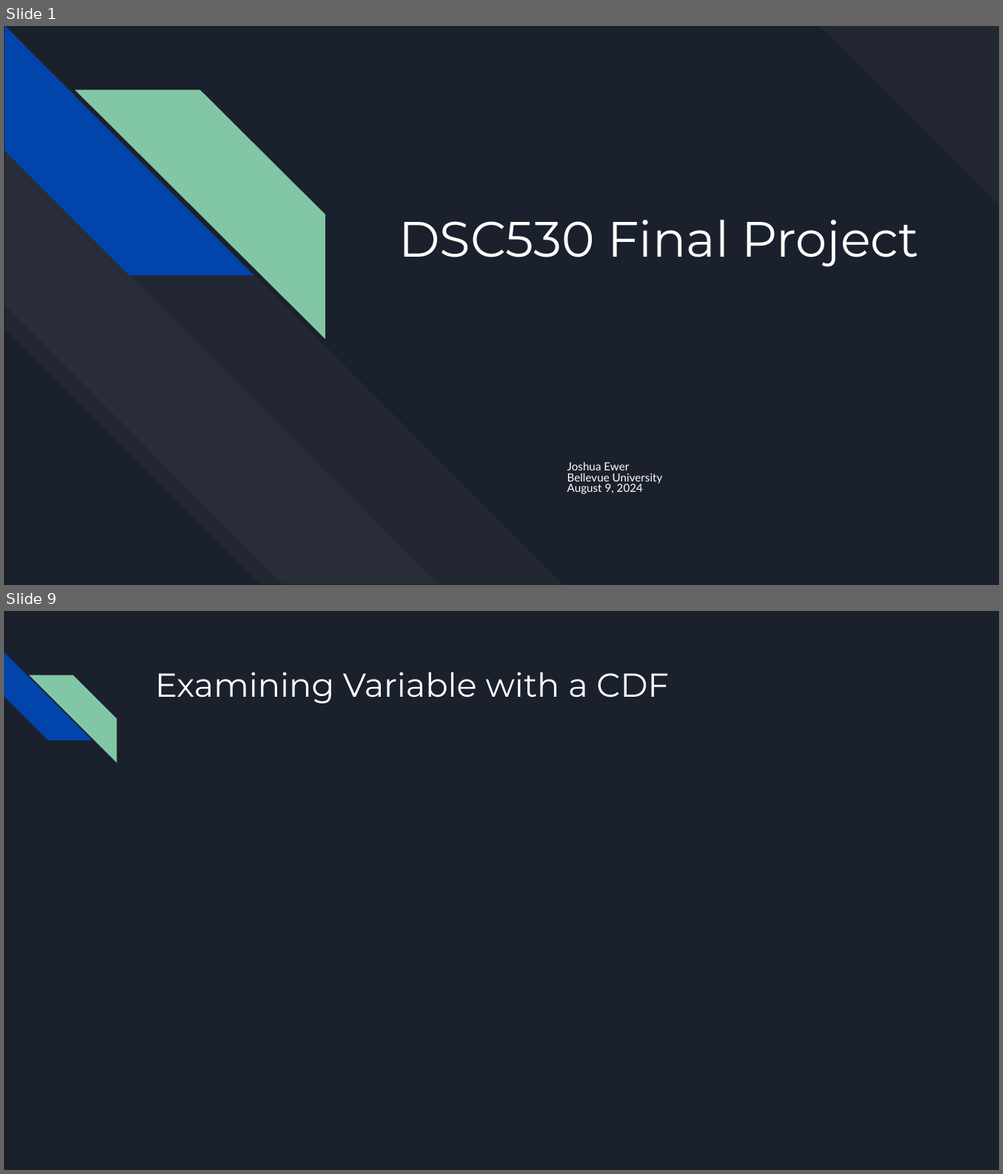
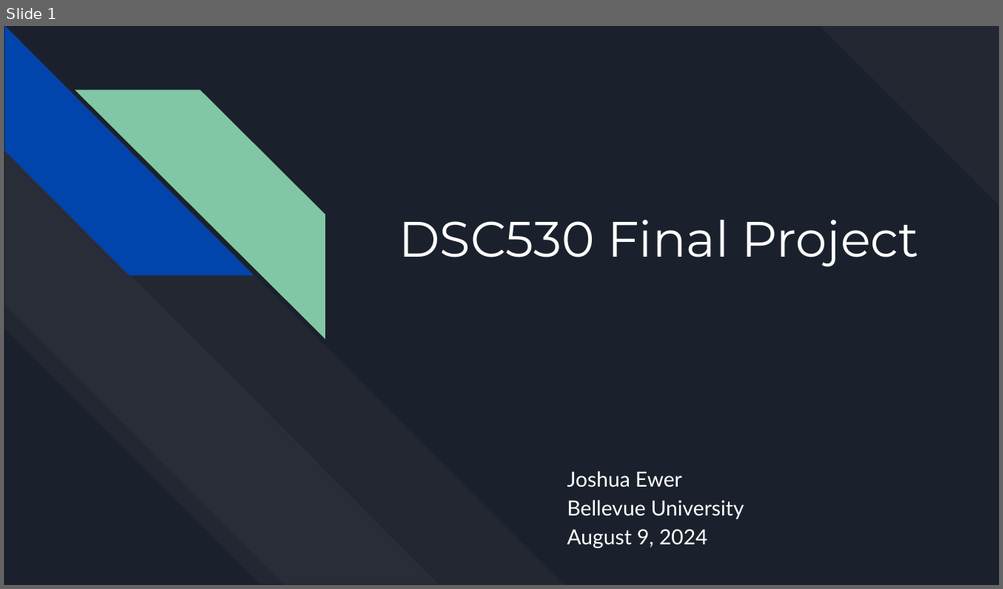
Before and after one commit to jewer/EwerDSC530FinalProject, a slide deck: EwerDSC530FinalProject.pptx. Shown one above the other, each under a label of ours: slides 1 and 9 before the commit, slide 1 after it; the slides between them are not shown. The pictures are 1003x1174 and 1003x589 pixels, drawn with LibreOffice and Linux fonts; fonts in the diff are those of the drawing. Boxes give left, top, right and bottom in pixels: in the first picture for what was removed or moved away, otherwise in the second. Text is boxed around its words. In the diff, an @@ line names an element or a change of style, - is before the commit and + after.

```diff
--- a/EwerDSC530FinalProject.pptx
+++ b/EwerDSC530FinalProject.pptx
@@ slide 9 removed at <box>4,611,999,1170</box>, background #1B212C @@
@@ diag stripe removed at <box>4,652,91,741</box> @@
@@ diag stripe removed at <box>29,675,116,762</box> @@
@@ title removed at <box>155,672,669,703</box> @@
-Examining Variable with a CDF
@@ slide 1 changed as well @@
@@ subtitle "Joshua Ewer" at <box>567,471,744,548</box>: size 8.1 to 15.1 pt; line spacing 0.8 to 1.15 @@
```
Also in this commit, not shown: 4 other slides changed, 5 slides added, 6 other slides removed, 8 other files.
